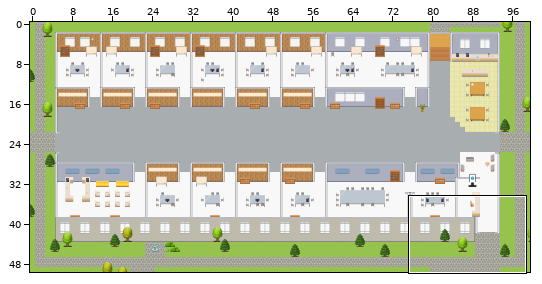
Tiled map (JSON), stored at maps/PH-Decision-Science-AI-Platform.tmj. The first picture is a wide view before the edit; the outline marks the close-up.
Close-up. Before the edit:
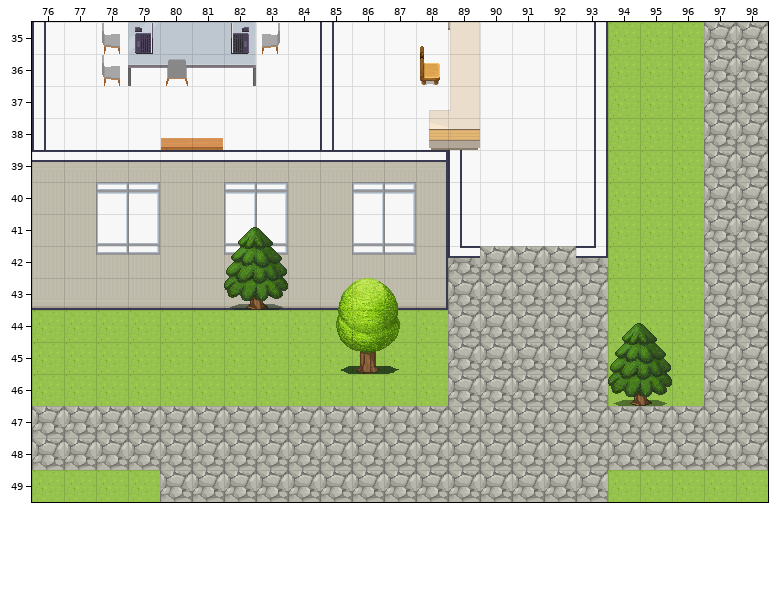
Cells are 32x32 px. Shown: x 76..98, y 35..49. The commit also changed other parts of the map, which this record leaves out.
New version:
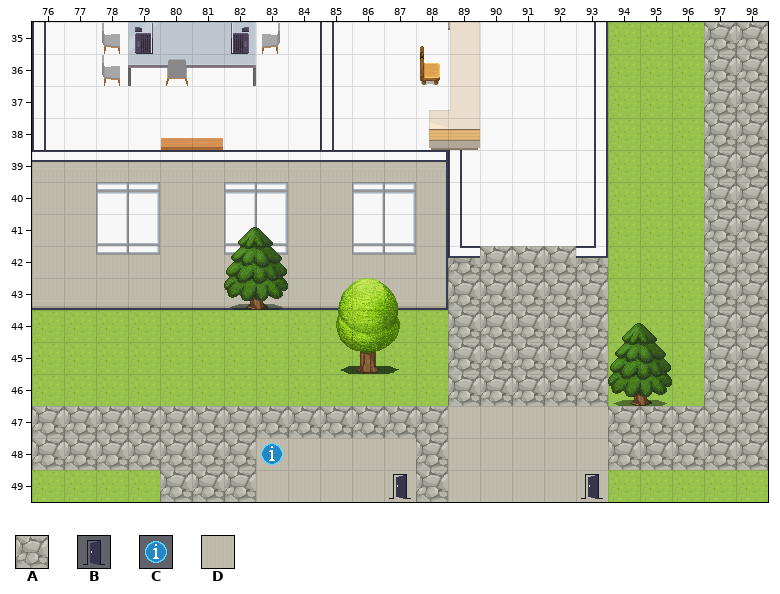
Key: from "Exterior": A 638; from "User_Zones": B 65, C 104; from "room2": D 328.
_ is an empty cell.
Change:
Layer "outside":
y 47..49: x 89..93 AAAAA -> DDDDD
Layer "floors":
y 48..49: x 83..87 _____ -> DDDDD
Layer "zones":
y 48: x 83 _ -> C
y 49: x 87 _ -> B; x 93 _ -> B
Where, in picture pixels (left, top, right, bottom), the same in both close-ups:
changed: (448, 406, 608, 502)
added: (256, 438, 416, 502)
